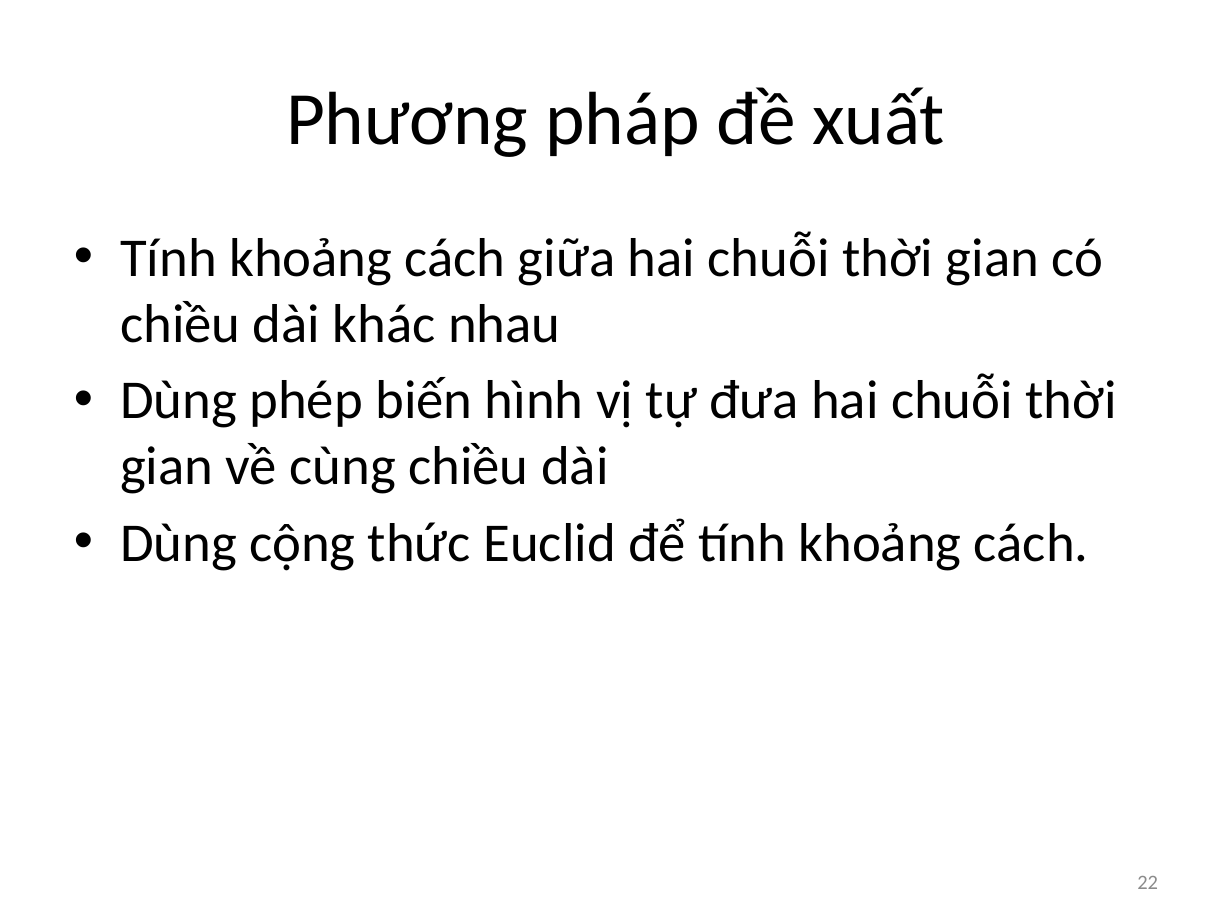
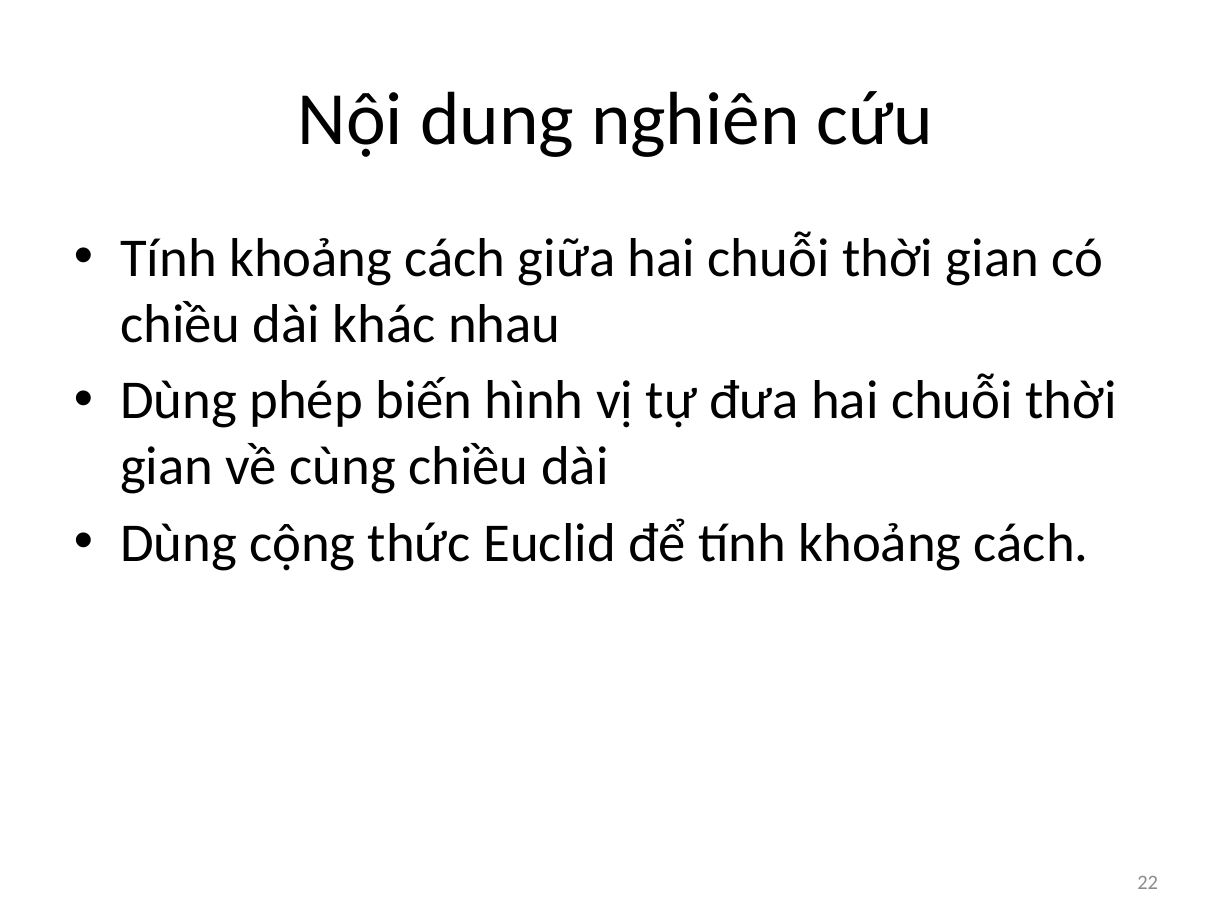
Before and after one commit to vyngo/caohoc-project-name, a slide deck: slide 22 of Report/de cuong pre.pptx. Drawn at 1232x924 pixels with LibreOffice and Linux fonts; fonts in the diff are those of the drawing. Boxes give left, top, right and bottom in pixels: in the first picture for what was removed or moved away, otherwise in the second. Text is boxed around its words. In the diff, an @@ line names an element or a change of style, - is before the commit and + after.

```diff
--- a/Report/de cuong pre.pptx
+++ b/Report/de cuong pre.pptx
@@ title at [298, 91, 934, 157]: text changed @@
-Phương pháp đề xuất
+Nội dung nghiên cứu
```
Also in this commit, not shown: 4 other slides changed.
